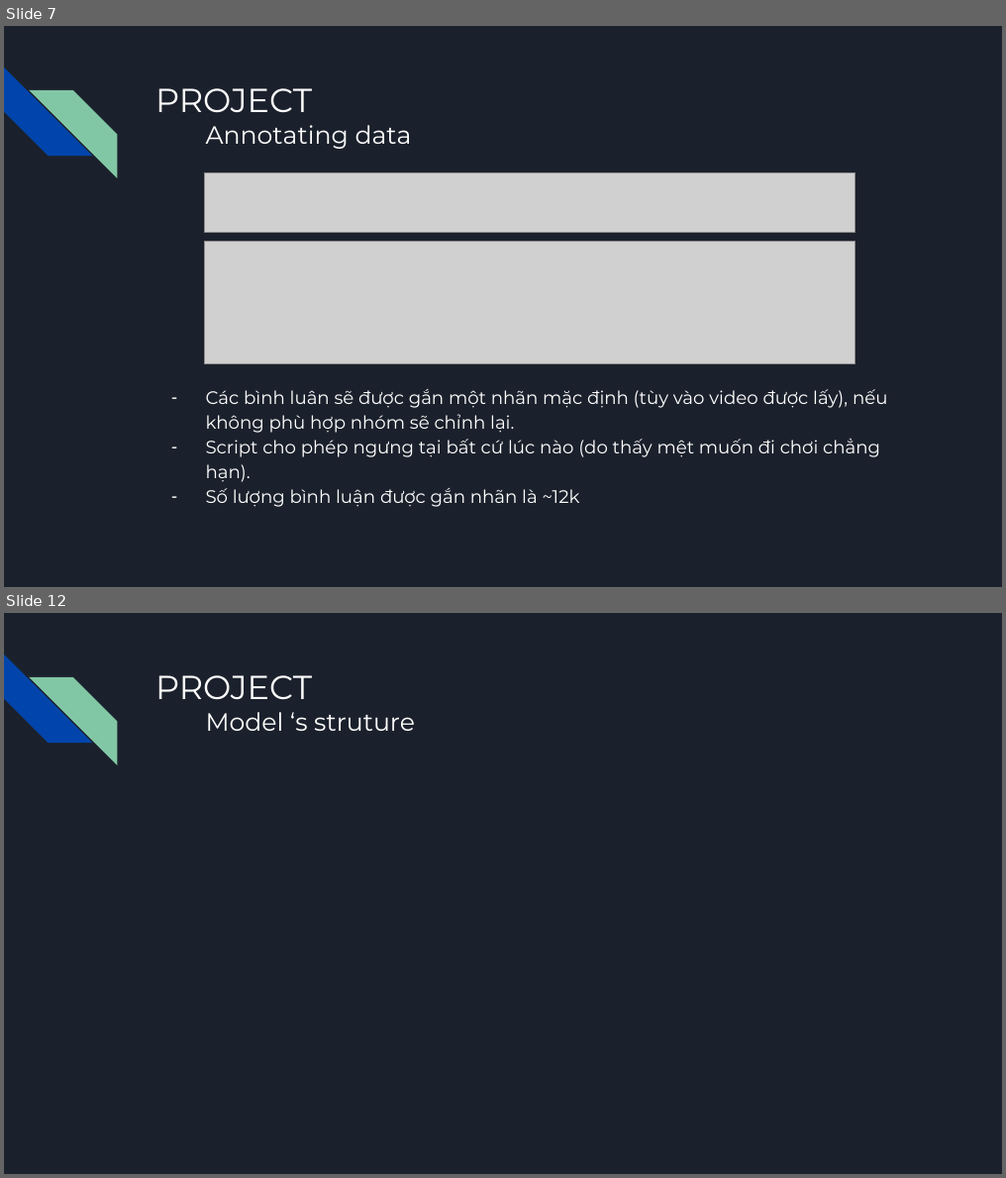
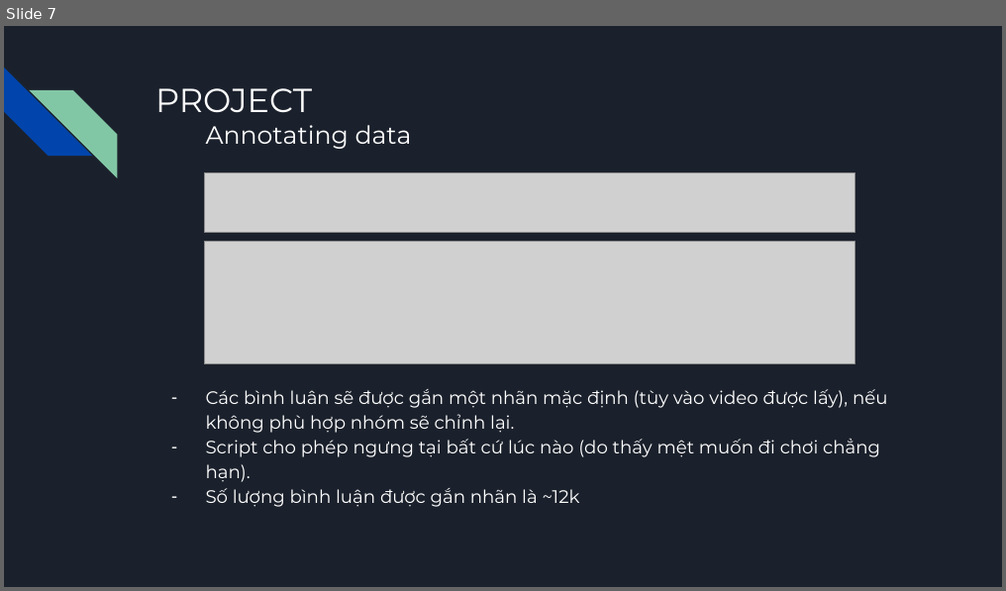
Before and after one commit to nghiaplt/DataScienceFinalProject, a slide deck: Slide.pptx. Shown one above the other, each under a label of ours: slides 7 and 12 before the commit, slide 7 after it; the slides between them are not shown. The pictures are 1006x1178 and 1006x591 pixels, drawn with LibreOffice and Linux fonts; fonts in the diff are those of the drawing; grey boxes stand for pictures. Boxes give left, top, right and bottom in pixels: in the first picture for what was removed or moved away, otherwise in the second. Text is boxed around its words. In the diff, an @@ line names an element or a change of style, - is before the commit and + after.

```diff
--- a/Slide.pptx
+++ b/Slide.pptx
@@ slide 12 removed at box(4, 613, 1002, 1174), background #1B212C; not listed: 2 template elements that a slide beside it also shows @@
@@ title removed at box(155, 675, 415, 731) @@
-PROJECT
-Model ‘s struture
```
Also in this commit, not shown: 5 slides changed, 10 slides added, 4 other slides removed, 2 other files.
